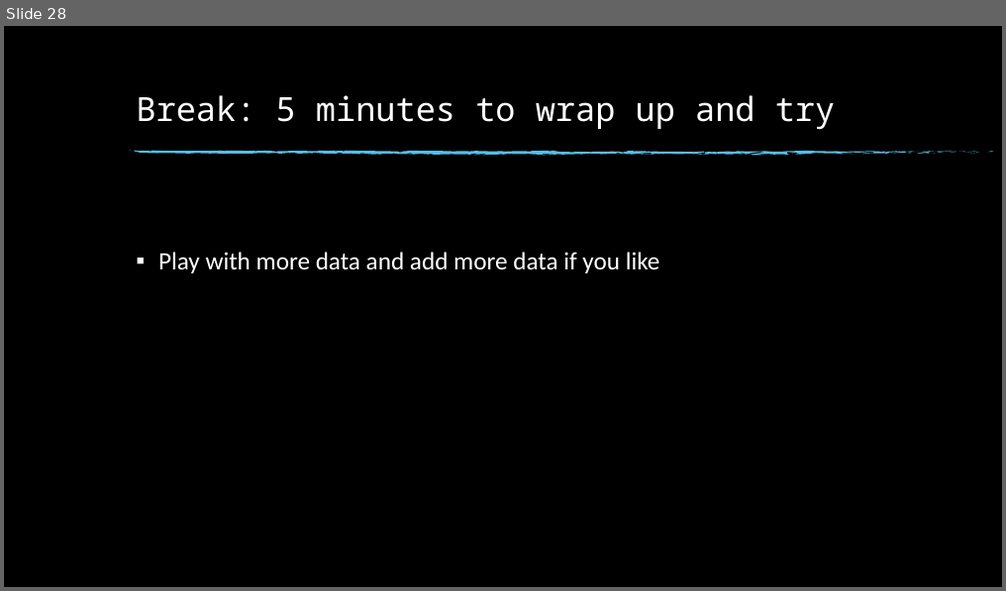
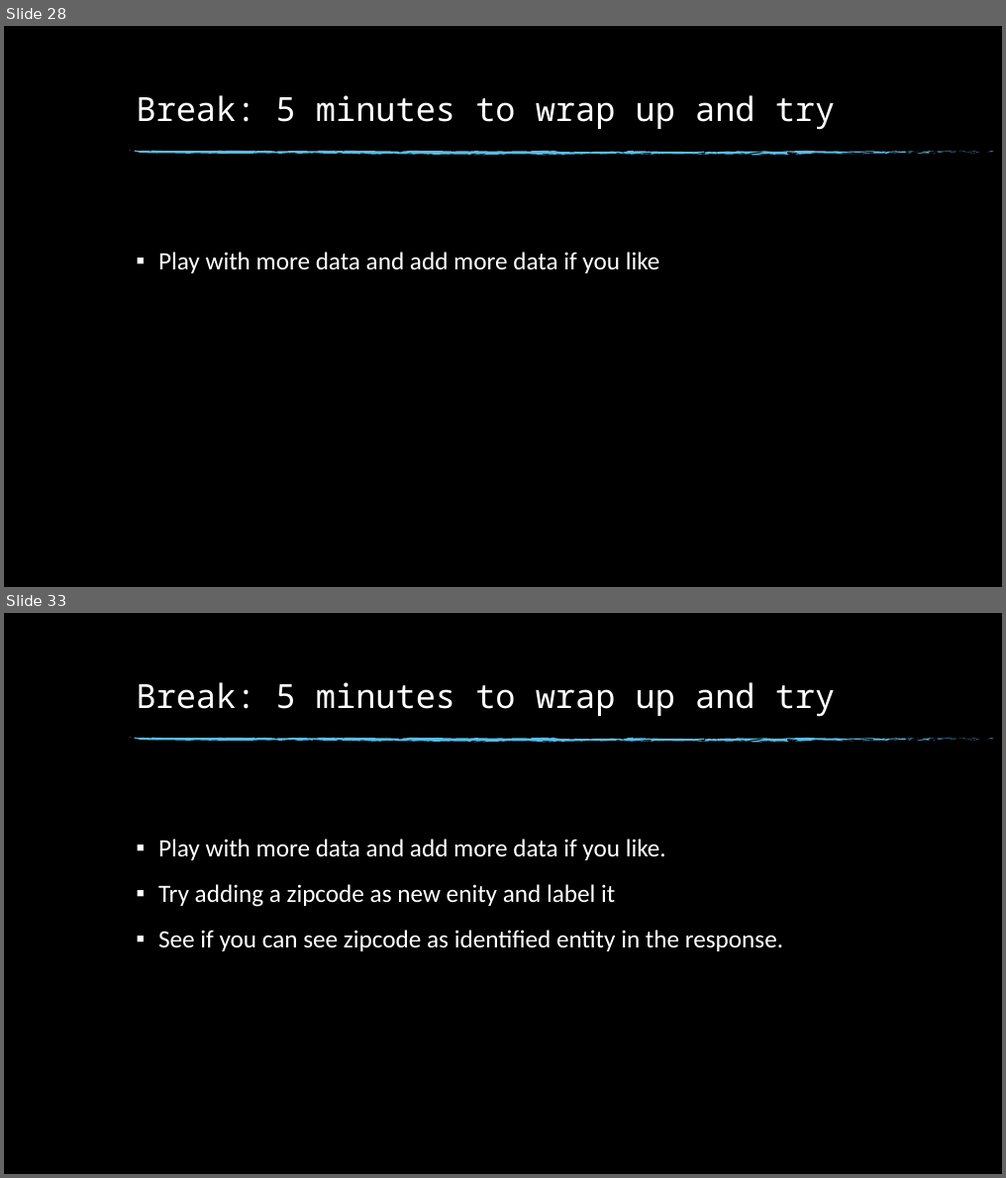
Before and after one commit to dinesh19aug/rasa-workshop, a slide deck: Natural Language Processing Workshop.pptx. Shown one above the other, each under a label of ours: slide 28 before the commit, slides 28 and 33 after it; the slides between them are not shown. The pictures are 1006x591 and 1006x1178 pixels, drawn with LibreOffice and Linux fonts; fonts in the diff are those of the drawing; background and template pictures are left out. Boxes give left, top, right and bottom in pixels: in the first picture for what was removed or moved away, otherwise in the second. Text is boxed around its words. In the diff, an @@ line names an element or a change of style, - is before the commit and + after.

```diff
--- a/Natural Language Processing Workshop.pptx
+++ b/Natural Language Processing Workshop.pptx
@@ slide 33 added at box(4, 613, 1002, 1174), background picture (left out); not listed: 74 template elements that a slide beside it also shows @@
@@ title added at box(136, 682, 836, 717), 32 pt, text #FFFFFF @@
+Break: 5 minutes to wrap up and try
@@ text added at box(158, 839, 783, 952), 24 pt, text #FFFFFF @@
+▪ Play with more data and add more data if you like.
+▪ Try adding a zipcode as new enity and label it
+▪ See if you can see zipcode as identified entity in the response.
```
Also in this commit, not shown: 1 slide changed, 4 other slides added, 17 other files.
